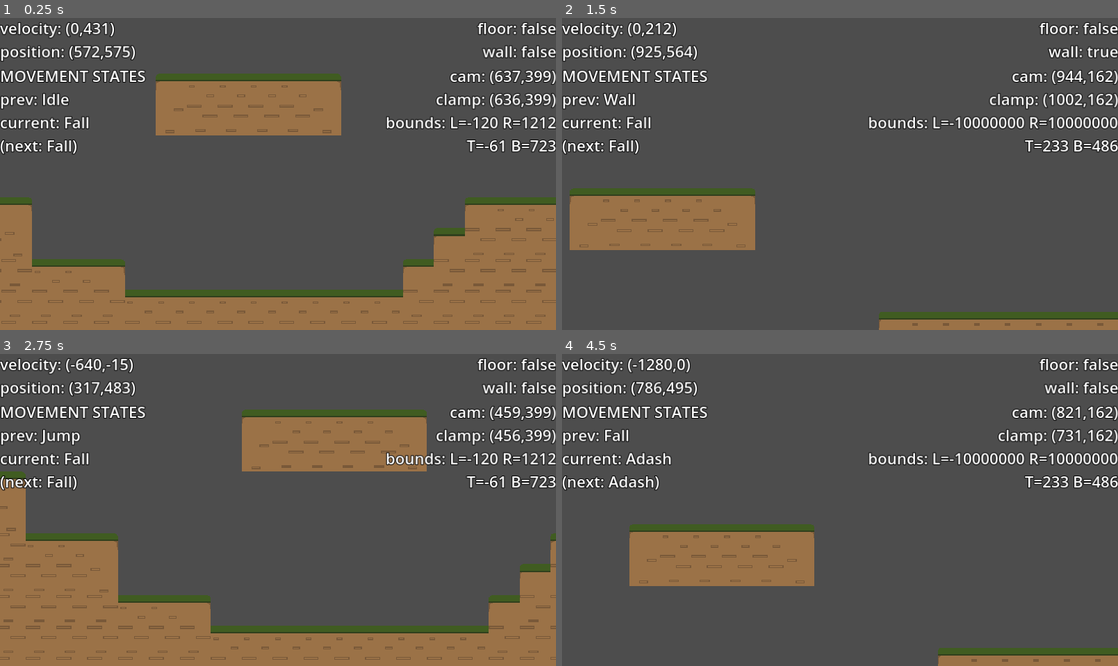
Above: before the commit, frames 1-4 (two rows, left to right).
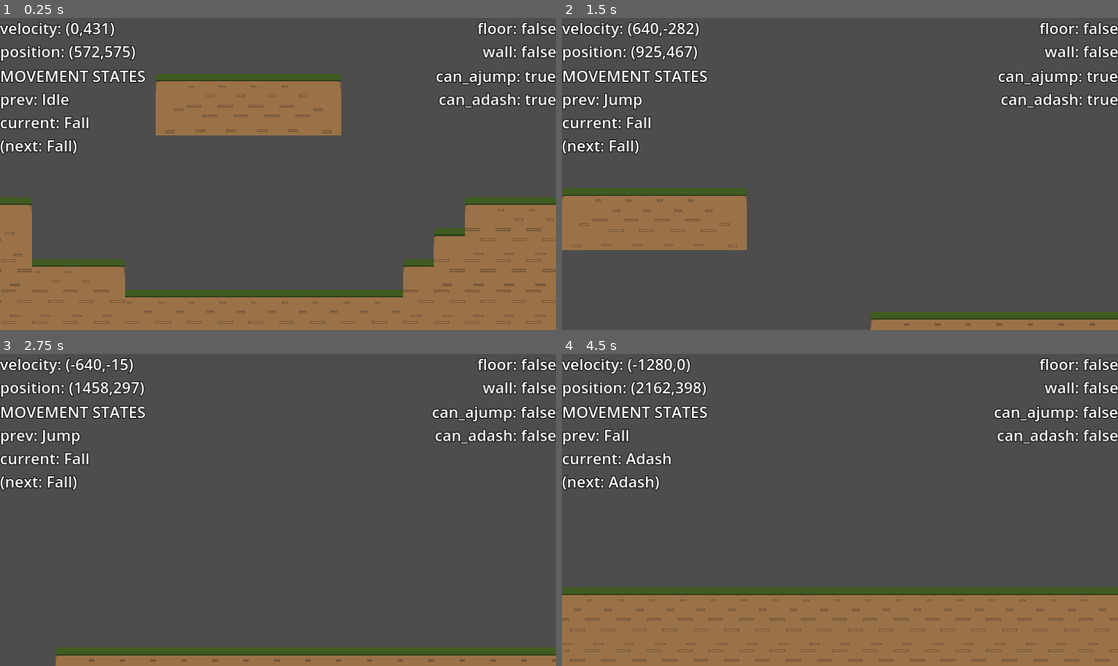
Above: after the commit, the same moments.

Repository: azylazide/untitled-hw-game-G4
Game: Godot game, scene res://src/levels/world.tscn
Same seed, same stepped clock (60 frames per second), same inputs: the game is played once before the commit and once after it.
Inputs:
- Up to frame 1 (0.25 s): no input
- Up to frame 2 (1.5 s): tap Enter (ui_accept) at 0.5 s; hold X (dash) 0.53-1.28 s; hold D (right) from 0.53 s (still down); tap Space (jump) at 0.77, 0.8, 1.07, 1.35 s
- Up to frame 3 (2.75 s): tap Space (jump) at 1.52, 1.82, 2.3 s; tap X (dash) at 1.55 s; release D (right) at 2.03 s; hold A (left) from 2.03 s (still down); hold X (dash) from 2.03 s (still down)
- Up to frame 4 (4.5 s): release A (left) at 2.78 s; release X (dash) at 2.78 s; hold D (right) 2.78-4.28 s; tap X (dash) at 2.85, 4.35 s; tap Space (jump) at 3.02, 3.32 s; hold Space (jump) 3.53-4.28 s; hold A (left) from 4.28 s (still down)

The runs differ from the first frame. In frame 1, 2.1% of the frame differs, in the area x 69-100%, y 16-43%; in frame 2, 4.6%; in frame 3, 30%; in frame 4, 34%, in the area x 0-100%, y 8-100%.

Commit message:
cant buffer double jump yet

Diff:
--- a/src/actors/player.gd
+++ b/src/actors/player.gd
@@ -138,7 +138,7 @@
 	DebugTexts.get_node("Control/HBoxContainer/VBoxContainer/Label").text = "velocity: (%.00f,%.00f)\nposition: (%.00f,%.00f)" %[velocity.x,velocity.y,global_position.x,global_position.y]
 	DebugTexts.get_node("Control/HBoxContainer/VBoxContainer/Label2").text = "MOVEMENT STATES\nprev: %s\ncurrent: %s\n(next: %s)" %[Move.state_name[Move.previous],Move.state_name[Move.current],Move.state_name[Move.next]]
 	DebugTexts.get_node("Control/HBoxContainer/VBoxContainer2/Label3").text = "floor: %s\nwall: %s" %[on_floor,on_wall]
-
+	DebugTexts.get_node("Control/HBoxContainer/VBoxContainer2/Label4").text = "can_ajump: %s\ncan_adash: %s" %[can_ajump,can_adash]
 
 ## Movement state machine
 func _movement_statemachine(delta: float) -> void:
@@ -267,6 +267,12 @@
 
 			if on_floor:
 				return Move.STATES.IDLE
+			else:
+				printt(jump_buffer_timer.is_stopped(),can_ajump)
+				if not jump_buffer_timer.is_stopped() and can_ajump:
+					can_ajump = false
+					jump_buffer_timer.stop()
+					return Move.STATES.JUMP
 
 			return Move.STATES.FALL
 
@@ -280,14 +286,6 @@
 			_apply_movement(dir)
 			on_floor = check_floor()
 			on_wall = check_wall()
-
-			if on_wall:
-				if dir != 0:
-					if wall_normal != Vector2.ZERO and dir*wall_normal.x < 0 and wall_cooldown_timer.is_stopped():
-						return Move.STATES.WALL
-					elif wall_normal.x == 0:
-						#edge case review later
-						pass
 
 			if velocity.y > 0:
 				return Move.STATES.FALL
@@ -464,6 +462,10 @@
 				if dash_cooldown_timer.is_stopped():
 					change_movement_state(Move.STATES.GDASH)
 		Move.STATES.JUMP:
+			if event.is_action_pressed("jump"):
+				if can_ajump:
+					print("buffer double")
+					jump_buffer_timer.start()
 			if event.is_action_released("jump"):
 				if velocity.y < -min_jump_force:
 					velocity.y = -min_jump_force
